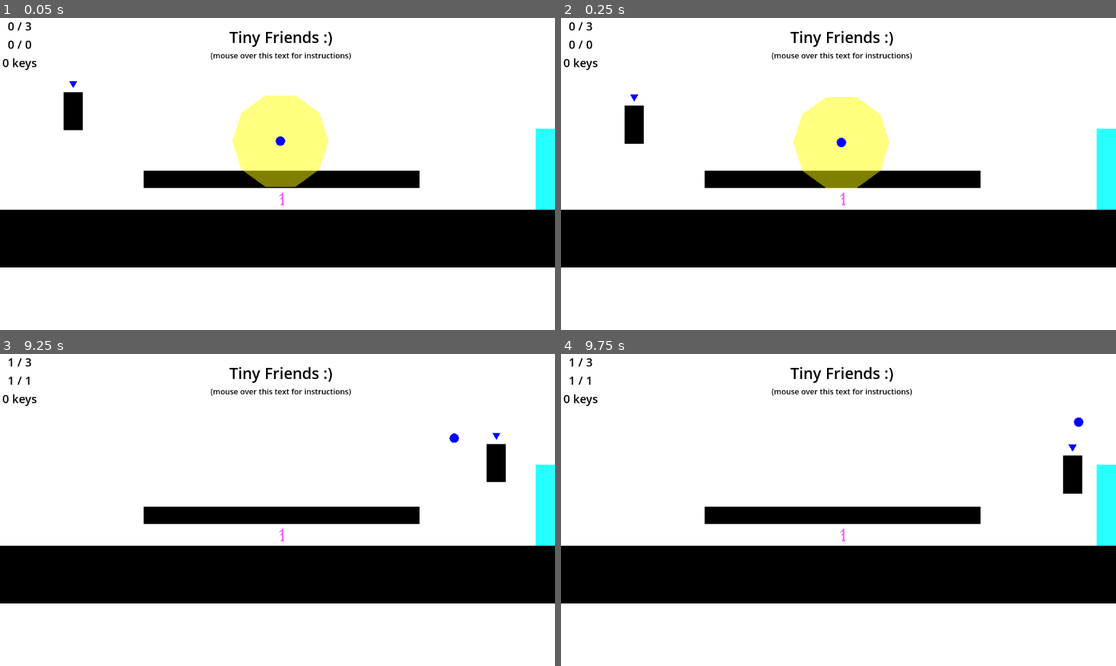
Above: before the commit, frames 1-4 (two rows, left to right).
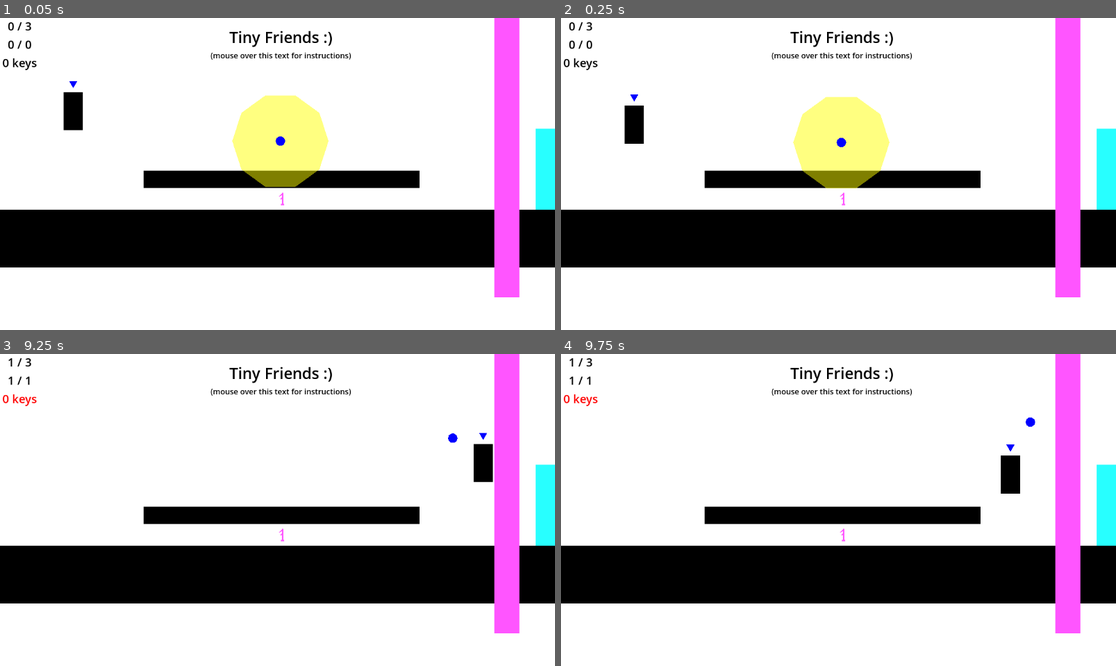
Above: after the commit, the same moments.

Repository: BaconEggsRL/ld56
Game: Godot game, scene res://game.tscn
Two runs of this game, one before a commit and one after it. Both use one fixed random seed, a clock stepped at 60 frames per second and the inputs below.
Inputs (mouse positions are in pixels of both pictures, inside the frame that each line leads up to):
- Up to frame 1 (0.05 s): no input
- Up to frame 2 (0.25 s): no input
- Up to frame 3 (9.25 s): tap E (interact) at 0.5, 0.6, 1.25, 1.55, 2, 2.3, 2.75, 2.85, 3.5, 3.8, 4.25, 4.55, 5.3, 5.85, 6.8, 7.55, 8.1, 9.05 s; move the mouse to (399, 494) at 0.52 s; hold Right (ui_right) 0.53-2.03 s; tap Space (jump) at 0.77, 1.52, 3.02, 3.77, 4.52, 6.02, 6.77, 7.52, 9.02 s; move the mouse to (166, 525) at 1.27 s; tap Ctrl (change_control) at 1.35, 6.6 s; move the mouse to (333, 441) at 2.02 s; hold Left (ui_left) 2.03-2.78 s; hold Shift (charge_throw) 2.03-2.78 s; move the mouse to (249, 572) at 2.77 s; hold Right (ui_right) 2.78-4.28 s; move the mouse to (444, 556) at 3.52 s; right-click (444, 556) at 3.6 s; move the mouse to (111, 463) at 4.27 s; hold Left (ui_left) 4.28-5.03 s; tap Tab (switch_actor) at 4.35 s; move the mouse to (305, 510) at 5.02 s; hold Right (ui_right) 5.03-5.78 s; click (305, 510) at 5.1 s; move the mouse to (194, 432) at 5.77 s; hold Left (ui_left) 5.78-7.28 s; move the mouse to (399, 494) at 6.52 s; move the mouse to (166, 525) at 7.27 s; hold Right (ui_right) from 7.28 s (still down); tap Shift (charge_throw) at 7.35 s; move the mouse to (333, 441) at 8.02 s; move the mouse to (249, 572) at 8.77 s; right-click (249, 572) at 8.85 s
- Up to frame 4 (9.75 s): move the mouse to (1005, 556) at 9.52 s; release Right (ui_right) at 9.53 s; hold Left (ui_left) from 9.53 s (still down); tap Tab (switch_actor) at 9.6 s

The runs differ from the first frame. In frame 1, 4.1% of the frame differs, in the area x 88-94%, y 0-90%; in frame 2, 4.1%; in frame 3, 4.6%; in frame 4, 4.8%, in the area x 0-95%, y 0-90%.

Commit message:
key and door

Diff:
--- a/entities/friend.gd
+++ b/entities/friend.gd
@@ -16,7 +16,7 @@
 
 
 # interactables
-@onready var interactables : Array[InteractableComponent] = []
+@onready var interactables : Array[Area2D] = []
 
 # jumping
 @onready var jumping = false
--- a/entities/player.gd
+++ b/entities/player.gd
@@ -53,7 +53,7 @@
 
 
 # interactables
-@onready var interactables : Array[InteractableComponent] = []
+@onready var interactables : Array[Area2D] = []
 
 @onready var handle_input := true
 
--- a/game.tscn
+++ b/game.tscn
@@ -1,11 +1,13 @@
-[gd_scene load_steps=18 format=3 uid="uid://6b2hd2hrhx83"]
+[gd_scene load_steps=21 format=3 uid="uid://6b2hd2hrhx83"]
 
 [ext_resource type="PackedScene" uid="uid://cyfn0qt3k4q2i" path="res://entities/player.tscn" id="1_fln6j"]
 [ext_resource type="PackedScene" uid="uid://cgf7ujs3uu2pv" path="res://entities/friend.tscn" id="2_fmk3c"]
 [ext_resource type="PackedScene" uid="uid://cn2dgvuk02dhd" path="res://objects/lever.tscn" id="2_tckwm"]
 [ext_resource type="Script" path="res://camera_2d.gd" id="3_b10ns"]
+[ext_resource type="PackedScene" uid="uid://dhlhacj25rirg" path="res://locked_door.tscn" id="3_k5tp4"]
 [ext_resource type="Script" path="res://gameover.gd" id="5_0ipdp"]
 [ext_resource type="LabelSettings" uid="uid://ohstfx0j2cjg" path="res://objects/header.tres" id="6_3hnhf"]
+[ext_resource type="Script" path="res://num_keys_available.gd" id="6_kwlv2"]
 [ext_resource type="LabelSettings" uid="uid://c0tsoxqpuedc1" path="res://objects/body.tres" id="7_4prw0"]
 [ext_resource type="LabelSettings" uid="uid://bl1kcv46rr2ys" path="res://objects/tiny.tres" id="8_lf3qf"]
 [ext_resource type="PackedScene" uid="uid://oai41udmii44" path="res://objects/key.tscn" id="9_v0rdg"]
@@ -24,6 +26,9 @@
 
 [sub_resource type="RectangleShape2D" id="RectangleShape2D_diijl"]
 size = Vector2(38, 123)
+
+[sub_resource type="RectangleShape2D" id="RectangleShape2D_otama"]
+size = Vector2(14, 34.75)
 
 [sub_resource type="RectangleShape2D" id="RectangleShape2D_50b11"]
 size = Vector2(38, 214.5)
@@ -135,12 +140,20 @@
 position = Vector2(1415, 459)
 shape = SubResource("RectangleShape2D_diijl")
 
+[node name="CollisionShape2D8" type="CollisionShape2D" parent="walls/padding"]
+position = Vector2(866, 334.625)
+shape = SubResource("RectangleShape2D_otama")
+
+[node name="CollisionShape2D9" type="CollisionShape2D" parent="walls/padding"]
+position = Vector2(304, 335)
+shape = SubResource("RectangleShape2D_otama")
+
 [node name="level_borders" type="StaticBody2D" parent="walls" groups=["wall"]]
 collision_layer = 7
 collision_mask = 7
 
 [node name="CollisionShape2D3" type="CollisionShape2D" parent="walls/level_borders"]
-position = Vector2(1171, 107.5)
+position = Vector2(1154, 106)
 shape = SubResource("RectangleShape2D_50b11")
 
 [node name="CollisionShape2D4" type="CollisionShape2D" parent="walls/level_borders"]
@@ -153,14 +166,12 @@
 position = Vector2(2156, 334)
 toggled_body = NodePath("../dynamic/hidden_1")
 
-[node name="key" parent="interactions" node_paths=PackedStringArray("key_text_label") instance=ExtResource("9_v0rdg")]
+[node name="key" parent="interactions" instance=ExtResource("9_v0rdg")]
 position = Vector2(585, 376)
-key_text_label = NodePath("../../Camera2D/GridContainer/num_keys_available")
 
 [node name="dynamic" type="Node2D" parent="interactions"]
 
 [node name="hidden_1" type="StaticBody2D" parent="interactions/dynamic" groups=["floor"]]
-visible = false
 collision_layer = 7
 collision_mask = 7
 
@@ -175,6 +186,9 @@
 offset_bottom = 477.0
 color = Color(1, 0.333333, 1, 1)
 
+[node name="locked_door" parent="interactions/dynamic" instance=ExtResource("3_k5tp4")]
+position = Vector2(1050, 282)
+
 [node name="friends" type="Node2D" parent="."]
 
 [node name="friend1" parent="friends" instance=ExtResource("2_fmk3c")]
@@ -224,6 +238,7 @@
 text = "0 keys"
 label_settings = SubResource("LabelSettings_v2lyb")
 horizontal_alignment = 1
+script = ExtResource("6_kwlv2")
 
 [node name="gameover" type="CanvasLayer" parent="Camera2D"]
 process_mode = 3
@@ -289,13 +304,13 @@
 size_flags_horizontal = 4
 size_flags_vertical = 4
 tooltip_text = "Welcome to Tiny Friends!
-
 - Use WASD to move around, Spacebar to jump
 - Hold SHIFT + LEFT CLICK to throw your tiny friends
 - Thrown friends can be controlled.
 - Press CONTROL to switch movement.
 - Press TAB to cycle through multiple.
 - Recall your friends at any time with RIGHT CLICK.
+- Press E to interact with pink objects
 
 "
 mouse_filter = 1
--- a/global.gd
+++ b/global.gd
@@ -1,6 +1,8 @@
 extends Node
 
 var num_keys = 0
+var key_text_label : Label
+
 
 func playSound(key : String):
 	var player = self.get_node(key)
--- a/global.tscn
+++ b/global.tscn
@@ -1,10 +1,19 @@
-[gd_scene load_steps=3 format=3 uid="uid://bdtr8pr7a6c40"]
+[gd_scene load_steps=5 format=3 uid="uid://bdtr8pr7a6c40"]
 
 [ext_resource type="Script" path="res://global.gd" id="1_api3x"]
 [ext_resource type="AudioStream" uid="uid://ce0oghwrmm1wq" path="res://sounds/key.wav" id="2_1g6gb"]
+[ext_resource type="AudioStream" uid="uid://epmu4whnsogg" path="res://sounds/invalid.wav" id="2_usavt"]
+[ext_resource type="AudioStream" uid="uid://ca4444j4nt5x4" path="res://sounds/door.wav" id="3_lkn81"]
 
 [node name="global" type="Node"]
 script = ExtResource("1_api3x")
 
+[node name="invalid" type="AudioStreamPlayer2D" parent="."]
+stream = ExtResource("2_usavt")
+volume_db = -5.0
+
 [node name="key" type="AudioStreamPlayer2D" parent="."]
 stream = ExtResource("2_1g6gb")
+
+[node name="door" type="AudioStreamPlayer2D" parent="."]
+stream = ExtResource("3_lkn81")
--- /dev/null
+++ b/interactable_area.gd
@@ -0,0 +1,7 @@
+extends Area2D
+
+signal interaction
+
+# this signal gets connected by bodies interacting with
+func _on_interacted_with(body: Node2D):
+	interaction.emit(body)
--- /dev/null
+++ b/locked_door.gd
@@ -0,0 +1,70 @@
+extends StaticBody2D
+
+var colliders = []
+
+@export var groups : Array[String] = ["friend", "player"]
+@export var interaction_area : Area2D
+
+var invalid_font_color = Color(1,0,0,1)
+var base_label_settings : LabelSettings
+@onready var label_color_timer : Timer = $label_color_timer
+
+
+func _ready() -> void:
+	interaction_area.body_entered.connect(_on_body_entered)
+	interaction_area.body_exited.connect(_on_body_exited)
+
+
+
+func unlock_door() -> void:
+	print("unlock door")
+
+	Global.playSound("door")
+	Global.num_keys -= 1
+
+	Global.key_text_label.text = "%s keys" % str(Global.num_keys)
+
+	self.queue_free()
+
+
+
+# this signal gets called when the interactable area is interacted with
+func _on_interactable_area_interaction(_body: Node2D) -> void:
+	print("INTERACT with: ", _body)
+	print("try to unlock door")
+	if Global.num_keys > 0:
+		unlock_door()
+	else:
+
+		if label_color_timer.is_stopped():
+			Global.playSound("invalid")
+			self.base_label_settings = Global.key_text_label.label_settings
+			var temp_settings = LabelSettings.new()
+			temp_settings.font_color = invalid_font_color
+			temp_settings.font_size = base_label_settings.font_size
+			Global.key_text_label.label_settings = temp_settings
+			label_color_timer.start()
+
+
+func _on_label_color_timer_timeout() -> void:
+	Global.key_text_label.label_settings = base_label_settings
+
+
+func _on_body_entered(body: Node2D) -> void:
+	print(body)
+	colliders.append(body)
+	print(colliders)
+	for group in groups:
+		if body.is_in_group(group):
+			body.interactables.append(interaction_area)
+			# print("interactables added = ", body.interactables)
+
+
+func _on_body_exited(body: Node2D) -> void:
+	print(body)
+	colliders.erase(body)
+	print(colliders)
+	for group in groups:
+		if body.is_in_group(group):
+			body.interactables.erase(interaction_area)
+			# print("interactables erased = ", body.interactables)
--- /dev/null
+++ b/locked_door.tscn
@@ -0,0 +1,49 @@
+[gd_scene load_steps=5 format=3 uid="uid://dhlhacj25rirg"]
+
+[ext_resource type="Script" path="res://locked_door.gd" id="1_hgmf5"]
+[ext_resource type="Script" path="res://interactable_area.gd" id="2_3k4qm"]
+
+[sub_resource type="RectangleShape2D" id="RectangleShape2D_q1mja"]
+size = Vector2(54, 595)
+
+[sub_resource type="RectangleShape2D" id="RectangleShape2D_311lq"]
+size = Vector2(155, 604)
+
+[node name="locked_door" type="StaticBody2D" node_paths=PackedStringArray("interaction_area") groups=["wall"]]
+collision_layer = 7
+collision_mask = 7
+script = ExtResource("1_hgmf5")
+interaction_area = NodePath("InteractableArea")
+
+[node name="collision" type="CollisionShape2D" parent="."]
+position = Vector2(0, 0.5)
+shape = SubResource("RectangleShape2D_q1mja")
+
+[node name="color" type="ColorRect" parent="."]
+anchors_preset = 8
+anchor_left = 0.5
+anchor_top = 0.5
+anchor_right = 0.5
+anchor_bottom = 0.5
+offset_left = -24.0
+offset_top = -293.0
+offset_right = 28.0
+offset_bottom = 298.0
+grow_horizontal = 2
+grow_vertical = 2
+color = Color(1, 0.333333, 1, 1)
+
+[node name="InteractableArea" type="Area2D" parent="."]
+collision_layer = 15
+collision_mask = 15
+script = ExtResource("2_3k4qm")
+
+[node name="CollisionShape2D" type="CollisionShape2D" parent="InteractableArea"]
+position = Vector2(2.5, 0)
+shape = SubResource("RectangleShape2D_311lq")
+
+[node name="label_color_timer" type="Timer" parent="."]
+one_shot = true
+
+[connection signal="interaction" from="InteractableArea" to="." method="_on_interactable_area_interaction"]
+[connection signal="timeout" from="label_color_timer" to="." method="_on_label_color_timer_timeout"]
--- /dev/null
+++ b/num_keys_available.gd
@@ -0,0 +1,6 @@
+extends Label
+
+
+# Called when the node enters the scene tree for the first time.
+func _ready() -> void:
+	Global.key_text_label = self
--- a/objects/key.gd
+++ b/objects/key.gd
@@ -3,7 +3,7 @@
 @onready var pickup_area : Area2D = $Area2D
 @onready var groups : Array[String] = ["player", "friend"]
 
-@export var key_text_label : Label
+# @export var key_text_label : Label
 
 # signal key_pickup
 
@@ -18,7 +18,7 @@
 			Global.playSound("key")
 			Global.num_keys += 1
 
-			key_text_label.text = "%s keys" % str(Global.num_keys)
+			Global.key_text_label.text = "%s keys" % str(Global.num_keys)
 
 			self.queue_free()
 
Not shown, changed: goals.txt
Not shown, added: sounds/door.wav.import
Not shown, added: sounds/invalid.wav.import
Not shown, added: sounds/door.wav
Not shown, added: sounds/invalid.wav
